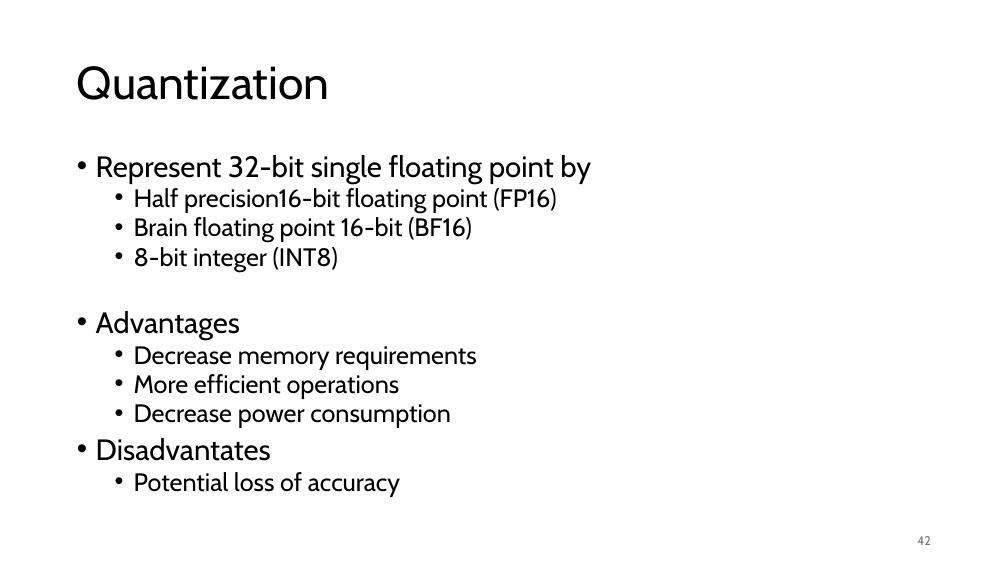
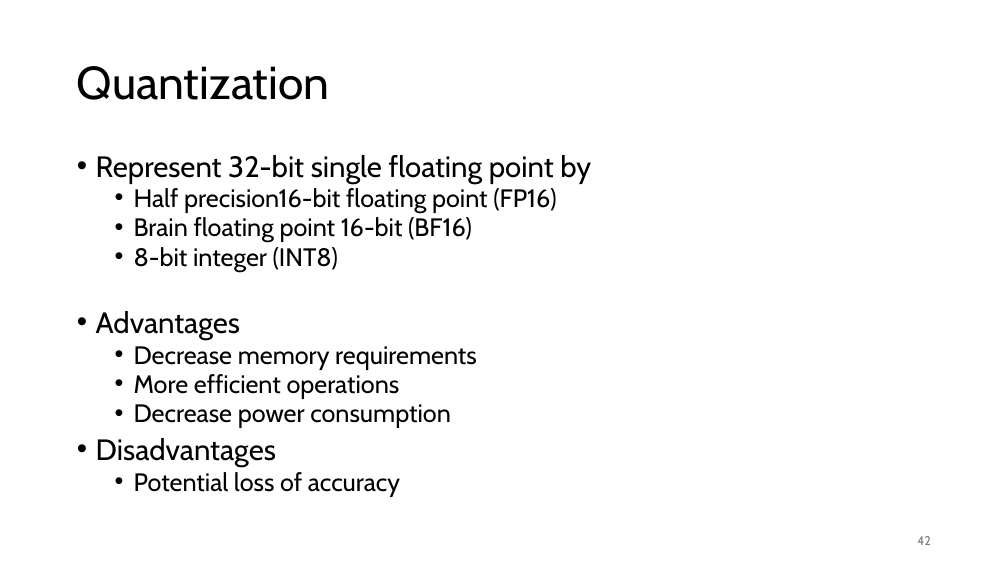
Before and after one commit to gjbex/Deploying-LLMs-locally, a slide deck: slide 42 of local_LLMs.pptx. Drawn at 1008x567 pixels with LibreOffice and Linux fonts; fonts in the diff are those of the drawing. Boxes give left, top, right and bottom in pixels: in the first picture for what was removed or moved away, otherwise in the second. Text is boxed around its words. In the diff, an @@ line names an element or a change of style, - is before the commit and + after.

```diff
--- a/local_LLMs.pptx
+++ b/local_LLMs.pptx
@@ text at (96, 438, 276, 467): text changed @@
-• Disadvantates
+• Disadvantages
```
Also in this commit, not shown: 2 slides added.
